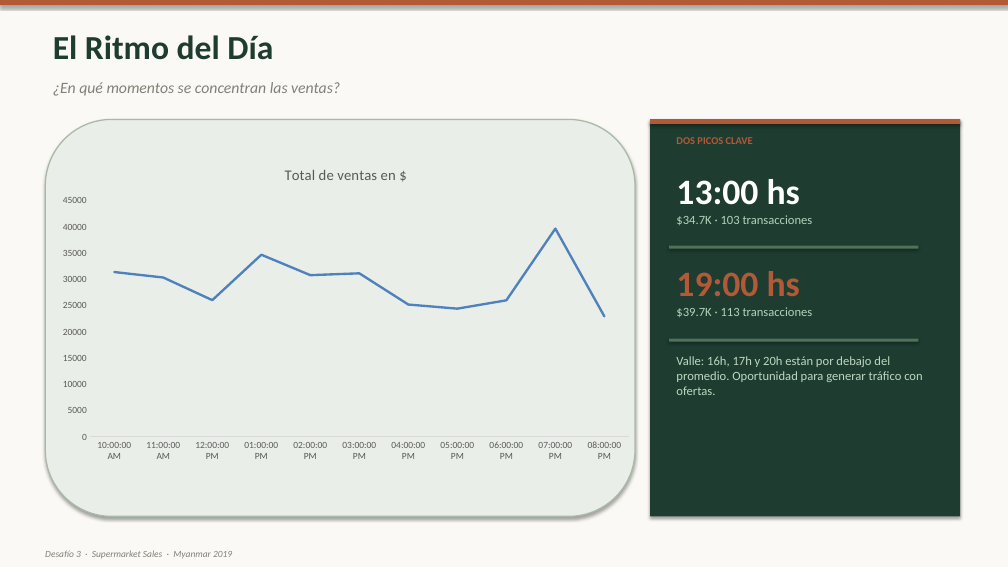
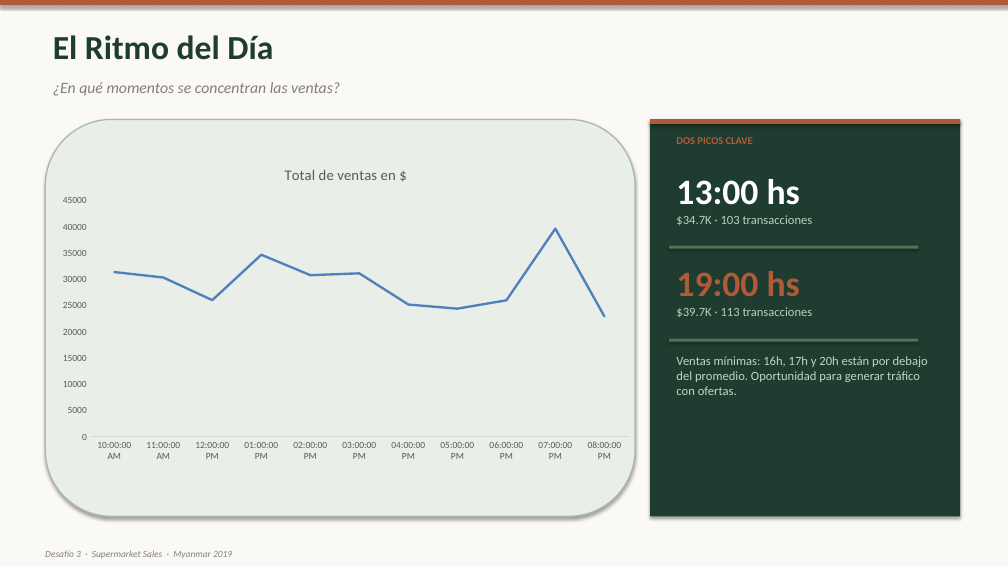
Before and after one commit to javierFernandezF/tallerStoryteling, a slide deck: slide 4 of Taller/Archivos notables/Desafio3_Presentacion_v3.pptx. Drawn at 1008x567 pixels with LibreOffice and Linux fonts; fonts in the diff are those of the drawing. Boxes give left, top, right and bottom in pixels: in the first picture for what was removed or moved away, otherwise in the second. Text is boxed around its words. In the diff, an @@ line names an element or a change of style, - is before the commit and + after.

```diff
--- a/Taller/Archivos notables/Desafio3_Presentacion_v3.pptx
+++ b/Taller/Archivos notables/Desafio3_Presentacion_v3.pptx
@@ text at (676,356,928,395): text changed @@
-Valle: 16h, 17h y 20h están por debajo del promedio. Oportunidad para generar tráfico con ofertas.
+Ventas mínimas: 16h, 17h y 20h están por debajo del promedio. Oportunidad para generar tráfico con ofertas.
```
Also in this commit, not shown: 7 other slides changed, 2 other files.
